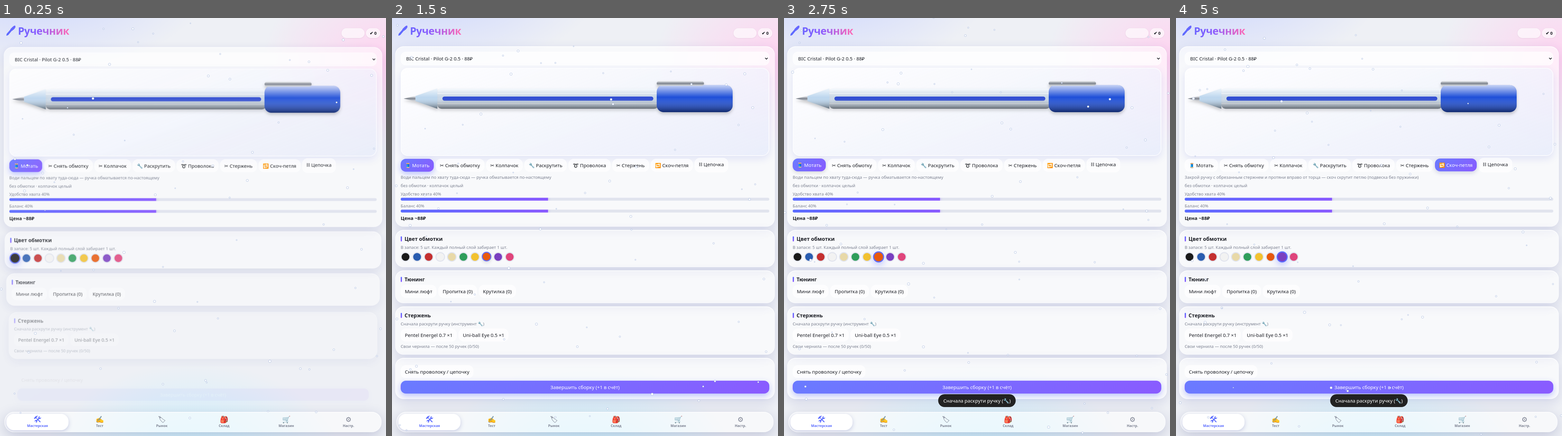
Above: before the commit, frames 1-4 (left to right).
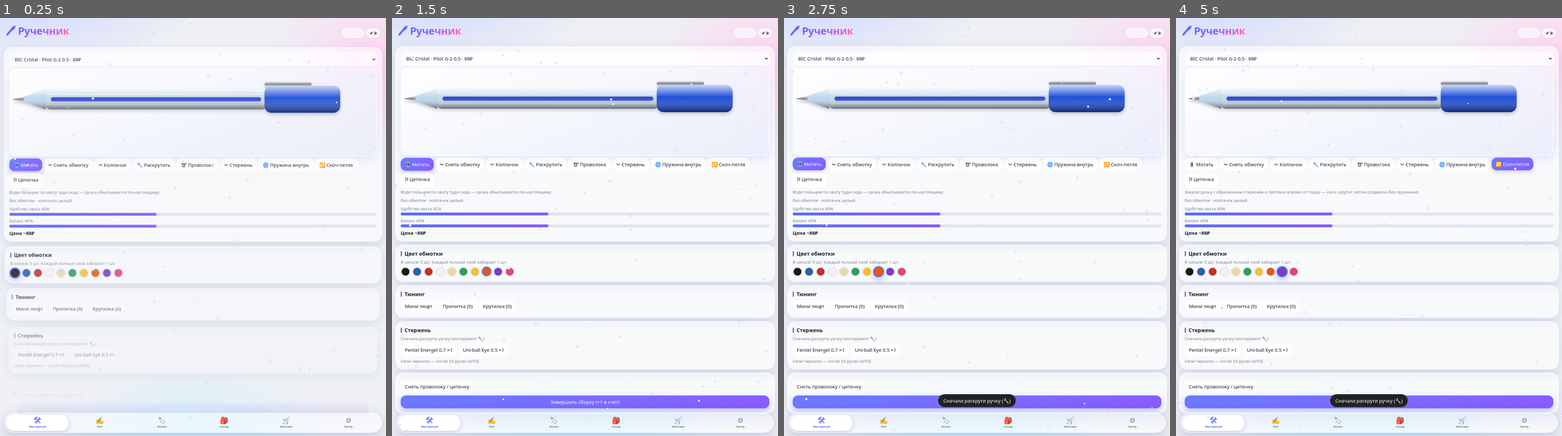
Above: after the commit, the same moments.

Repository: holllehains-cmd/Ruchechnik-bad-game-mafe-by-claude
Game: browser game, page index.html
Same seed, same stepped clock (60 frames per second), same inputs: the game is played once before the commit and once after it.
Inputs (mouse positions are in pixels of both pictures, inside the frame that each line leads up to; where the layout moved, square brackets give the same spot in the first picture):
- Up to frame 1 (0.25 s): no input
- Up to frame 2 (1.5 s): move the mouse to (585, 268) at 1.07 s; click (484, 272) [484, 256] at 1.27 s
- Up to frame 3 (2.75 s): move the mouse to (899, 185) at 1.67 s; click "✂ Снять обмотку" at 1.87 s; click "Uni-ball Eye 0.5 ×1" at 2.02 s; press the mouse at (1054, 164) at 2.27 s; release the mouse at (977, 143) at 2.4 s; click "🧵 Мотать" at 2.47 s
- Up to frame 4 (5 s): move the mouse to (1426, 310) at 2.87 s; click "Крутилка (0)" at 3.07 s; move the mouse to (1272, 331) at 3.47 s; click "➰ Проволока" at 3.67 s; press the mouse at (1369, 143) at 4.07 s; release the mouse at (1330, 373) at 4.2 s; click (1284, 272) [1284, 256] at 4.27 s; click "Pentel Energel 0.7 ×1" at 4.52 s; move the mouse to (1484, 247) at 4.67 s; click "🔁 Скоч-петля" at 4.87 s

The runs differ from the first frame. In frame 1, 5.8% of the frame differs, in the area x 1-99%, y 33-100%; in frame 2, 16%; in frame 3, 15%; in frame 4, 16%, in the area x 0-100%, y 33-100%.

Commit message:
Add files via upload

Diff:
--- a/index.html
+++ b/index.html
@@ -95,13 +95,22 @@
 input[type=range]{accent-color:#6a7bff;height:30px}
 #tpad{border:1.5px solid rgba(255,255,255,.9) !important;box-shadow:0 10px 30px rgba(0,0,0,.25) !important;backdrop-filter:blur(var(--bl));background:rgba(255,255,255,.7) !important}
 @media(prefers-color-scheme:dark){:root:not([data-theme=light]) nav{background:rgba(40,42,54,.55);border-color:rgba(255 …(730 unchanged characters)…
+.sg{display:grid;grid-template-columns:1fr 1fr;gap:10px;margin-top:8px}.it{background:rgba(255,255,255,.5);border:1px solid rgba(255,255,255,.8);border-radius:20px;padding:8px;display:flex;flex-direction:column;gap:4px;transition:transform .35s cubic-bezier(.3,1.5,.5,1)}.it:active{transform:scale(.97)}
+.ph{height:76px;border-radius:14px;background:linear-gradient(160deg,rgba(255,255,255,.9),rgba(220,226,248,.7));display:flex;align-items:center;justify-content:center;overflow:hidden;padding:4px}.ph svg{width:100%;max-height:68px}.ph svg.pen{animation:none;filter:none}
+.it b{font-size:13px}.it button{width:100%;padding:8px;margin-top:2px}
+@media(prefers-color-scheme:dark){:root:not([data-theme=light]) .it{background:rgba(255,255,255,.06);border-color:rgba(255,255,255,.1)}:root:not([data-theme=light]) .ph{background:linear-gradient(160deg,rgba(70,74,96,.8),rgba(35,37,50,.7))}}
+#tp .sg,#tp.h .sg{animation:none !important}
+nav button small{font-size:9px;letter-spacing:-.2px;max-width:100%;overflow:hidden;text-overflow:ellipsis;white-space:nowrap}nav button{padding:7px 1px}
+.spn{animation:none !important}
+#tv button:not(.on){background:#fff !important;border:1.5px solid #8a93b8 !important;color:#222 !important;box-shadow:0 2px 6px rgba(0,0,0,.2)}
 </style></head><body>
 <div id="root"><header><span>🖊 Ручечник</span><div id="hd"></div></header><nav id="nav"></nav><main id="app"></main></div><div id="toast"></div><div id="fx"></div>
 <script>
 const B=[{id:'bic',n:'BIC Cristal',c:'#bcd6ee',v:20,p:0,clear:1,cap:'#1e4fd8'},{id:'ek',n:'Erich Krause R-301',c:'#cfe8 …(428 unchanged characters)…
-const R=[{id:'g5',n:'Pilot G-2 0.5',w:1.2,s:.9,v:40},{ …(288 unchanged characters)…
+const R=[{id:'cn6',n:'Candee 0.6 (гель)',w:1.5,s:.88,v:35},{id:'g5',n:'Pilot G-2 0.5',w:1.2,s:.9,v:40},{ …(288 unchanged characters)…
 const G={tape:{n:'Изолента',c:['#1a1a1a','#2a5db0','#c43030','#f2f2f2','#e8d9a8','#2f9e5b','#f2c230','#e8590c','#7a3fc0 …(286 unchanged characters)…
-const gB=i=>B.find(x=>x.id==i),gR=i=>R.find(x=>x.id==i),$=id=>document.getElementById(id);
+const CC=[['чёрная','#25252b'],['красная','#e0303a'],['розовая','#f0558f'],['зелёная','#2fae8c'],['бирюзовая','#2fb7c9'],['голубая','#46b0f0'],['синяя','#2a6fd0']];CC.forEach(([n,c],i)=>B.push({id:'cnd_'+i,n:'FlexOffice Candee ('+n+')',c:'#f2f4f8',v:30,p:40,clear:1,cap:c,sw:c}));
+const gB=i=>B.find(x=>x.id==i)||B.find(x=>x.id=='cnd_6'),gR=i=>R.find(x=>x.id==i),$=id=>document.getElementById(id);
 const mk=(b,r)=>({id:Math.random().toString(36).slice(2),b,r,g:'tape',gc:0,gl:0,cap:1,susp:0,ink:null,done:0,lf:0,im:0,sn:0,ch:0});
 let S;try{S=JSON.parse(localStorage.getItem('pg2'))}catch(e){}
 S=S||{m:600,n:0,pens:[mk('bic','g5')],st:{r:{g7:1,ro:1},t:5,sp:2},L:[],tab:'w',sel:0,set:{st:100}};
@@ -109,12 +118,13 @@
 const comfort=p=>G[p.g].cm[p.gl],bal=p=>1-Math.abs(p.cap-.4)-(p.susp?.05:0);
 const val=p=>Math.round(gB(p.b).v+gR(p.r).v+comfort(p)*40+bal(p)*30+p.susp*60+(p.ink?50:0)+(p.lf?30:0)+(p.im?40:0)+(p.sn?35:0));
 const capTxt=p=>p.cap==1?'колпачок целый':p.cap?'колпачок подрезан':'без колпачка';
-const desc=p=>`${p.gl?G[p.g].n+' ×'+p.gl:'без обмотки'} · ${capTxt(p)}${p.susp?(p.ch?' · цепочка':' · подвеска ')+(p.ch?'':Math.round(p.susp*100)+'%'):''}${p.lf?' · мини люфт':''}${p.im?' · пропитка':''}${p.sn?' · крутилка':''}`;
+const desc=p=>`${p.gl?G[p.g].n+' ×'+p.gl:'без обмотки'} · ${capTxt(p)}${p.susp?(p.ch?' · цепочка':' · подвеска ')+(p.ch?'':Math.round(p.susp*100)+'%'):''}${p.si?' · пружина в стержне':''}${p.lf?' · мини люфт':''}${p.im?' · пропитка':''}${p.sn?' · крутилка':''}`;
 function toast(t){const e=$('toast');e.textContent=t;e.className='s';clearTimeout(toast.h);toast.h=setTimeout(()=>e.className='',2200)}
 let U=0;
-function svg(p){const u=++U,b=gB(p.b),e=300+p.cap*90,g=p.gl,gc=G[p.g].c[p.gc]||G[p.g].c[0],ink=p.ink||'#1b3bd0';
+function svg(p){const u=++U,b=gB(p.b),e=300+p.cap*90,g=p.gl,gc=G[p.g].c[p.gc]||G[p.g].c[0],ink=p.ink||(b.sw||'#1b3bd0');
 let o=`<svg class="pen" viewBox="0 0 430 90"><defs><linearGradient id="s${u}" x1="0" y1="0" x2="0" y2="1"><stop offset= …(367 unchanged characters)…
-const ot=p.open?'transform="translate(0 34)"':'';o+=`<g ${ot}><path d="M40 18L14 27v6l26 9z" fill="${b.c}"/><path d="M14 27L0 30l14 3z" fill="url(#m${u})"/></g><rect x="40" y="18" width="262" height="24" rx="5" fill="${b.c}" ${b.clear?'fill-opacity=".55"':''}/>`;
+const ot=p.open?'transform="translate(0 34)"':'';o+=`<g ${ot}><path class="tpt" d="M14 27L0 30l14 3z" fill="url(#m${u})"/><path d="M40 18L14 27v6l26 9z" fill="${b.c}"/></g><rect x="40" y="18" width="262" height="24" rx="5" fill="${b.c}" ${b.clear?'fill-opacity=".55"':''}/>`;
+if(b.sw)for(let i=0;i<9;i++)o+=`<path d="M${50+i*29} 18q16 8 8 24" fill="none" stroke="${b.sw}" stroke-width="${i%2?4:7}" stroke-opacity=".42" stroke-linecap="round"/>`;
 if(b.clear)o+=`<rect x="46" y="27.5" width="250" height="5" rx="2.5" fill="${ink}" opacity=".9"/><path d="M40 24h262M40 36h262" stroke="#fff" stroke-opacity=".5"/>`;
 if(b.id=='au')o+=`<rect x="56" y="16" width="40" height="28" rx="6" fill="#171b26"/>`;
 o+=`<path ${ot} d="M40 18L14 27v6l26 9z" fill="url(#s${u})"/><rect x="40" y="18" width="262" height="24" rx="5" fill="url(#s${u})"/><rect x="302" y="24" width="9" height="12" rx="3" fill="url(#m${u})"/>`;
@@ -125,10 +135,11 @@
 o+=p.g=='thr'?`<rect x="${x0}" y="${18-r}" width="${w}" height="${24+2*r}" rx="8" fill="none" stroke="#fff" stroke-opacity=".35" stroke-dasharray="1.5 2.5"/>`:`<path d="${Array.from({length:14},(_,i)=>`M${x0+i*7} ${18-r}l4 ${24+2*r}`).join('')}" stroke="#000" stroke-opacity=".28"/>`;
 o+=`<rect x="${x0}" y="${18-r}" width="${w}" height="${24+2*r}" rx="5" fill="url(#s${u})"/>`}}
 if(p.wc)for(let i=0;i<p.wc;i++)o+=`<ellipse cx="${262+i*4.2}" cy="30" rx="2" ry="13" fill="none" stroke="#c0394b" stroke-width="2.4"/>`;
-if(p.sn)o+=`<g class="spn"><rect x="196" y="4" width="11" height="52" rx="5.5" fill="#e0455a"/><rect x="198" y="6" width="3" height="48" rx="1.5" fill="#fff" opacity=".5"/></g>`;
+if(p.sn)o+=`<g class="spn"><ellipse cx="${e+22}" cy="30" rx="10" ry="27" fill="none" stroke="#d9304a" stroke-width="5"/><ellipse cx="${e+22}" cy="30" rx="10" ry="27" fill="none" stroke="#fff" stroke-opacity=".45" stroke-width="1.5" stroke-dasharray="20 150"/></g>`;
 if(p.cap){const cw=p.cap*90,cc=b.cap||b.c;o+=`<rect x="300" y="14" width="${cw}" height="32" rx="8" fill="${cc}"/><rect x="300" y="14" width="${cw}" height="32" rx="8" fill="url(#s${u})"/><rect x="300" y="9" width="${Math.min(56,cw-8)}" height="6" rx="3" fill="url(#m${u})"/>`}
 if(p.susp){const q=p.susp,rx=e+11;o+=`<g class="sg" style="transform-origin:${rx}px 22px;--a:${Math.round((1-q)*16+4)}d …(342 unchanged characters)…
-if(p.open)o+=`<rect x="12" y="3" width="${276*(p.rl||1)}" he …(125 unchanged characters)… "M12 3l-9 3.5 9 3.5z" fill="#8c929c"/>`;return o+'</svg>'}
+if(p.open)o+=`<rect x="12" y="3" width="${276*(p.rl||1)}" he …(125 unchanged characters)… "M12 3l-9 3.5 9 3.5z" fill="#8c929c"/>`;if(p.si){if(p.open){for(let i=0;i<6;i++)o+=`<ellipse cx="${12+276*(p.rl||1)+2+i*3}" cy="6.5" rx="1.6" ry="4.5" fill="none" stroke="#6b7280" stroke-width="1.4"/>`}else if(b.clear){for(let i=0;i<6;i++)o+=`<ellipse cx="${280+i*3.4}" cy="30" rx="1.8" ry="5" fill="none" stroke="#6b7280" stroke-width="1.4"/>`}}
+return o+'</svg>'}
 const wrap=(p,c='')=>`<div class="penw ${c}">${svg(p)}</div>`;
 function head(){$('hd').innerHTML=`<span>💰 ${S.m} ₽</span><span>✔ ${S.n}</span>`;$('nav').innerHTML=[['w','🛠 Мастерская …(301 unchanged characters)…
 function sel(){if(S.sel>=S.pens.length)S.sel=0;return S.pens[S.sel]}
@@ -143,7 +154,7 @@
 function shop(){return `<div class="card"><h4>Магазин</h4><div class="m">Материал: ${S.st.t} · Пружинки: ${S.st.sp}</di …(445 unchanged characters)…
 function tg(k){const p=sel();if(p[k]){p[k]=0;if(k=='sn')S.st.kr=(S.st.kr||0)+1}else{if(k=='im'){if(!(S.st.im>0))return toast('Нужна пропитка (магазин)');S.st.im--}if(k=='sn'){if(!(S.st.kr>0))return toast('Нужна крутилка (магазин)');S.st.kr--}p[k]=1}sv();go()}
 let bt='wind',bx=null,bacc=0;
-const HINT={refill:'Раскрути ручку (🔧) и води по сте …(558 unchanged characters)…
+const HINT={sin:'Раскрути ручку, обрежь стержень ✂ на 1 см и води по его концу — пружинка наденется. Потом закрути ручку',refill:'Раскрути ручку (🔧) и води по сте …(558 unchanged characters)…
 const vx=e=>{const r=$('bz').getBoundingClientRect();return(e.clientX-r.left)/r.width*430};
 function bdown(e){$('bz').setPointerCapture(e.pointerId);bx=vx(e);bacc=0}
 function bup(){if(bx==null)return;bx=null;sv();go()}
@@ -154,11 +165,12 @@
 else if(bt=='open'){bacc+=dx;if(!p.open&&bacc<-45){p.open=1;bacc=0;ch=1}else if(p.open&&bacc>45){p.open=0;bacc=0;ch=1}}
 else if(bt=='wire'){if(x>230){bacc+=Math.abs(dx);while(bacc>=20&&(p.wc||0)<10){if(!p.wc){if(S.st.sp<1){bacc=0;return toast('Нужна пружинка — купи в магазине')}S.st.sp--}p.wc=(p.wc||0)+1;p.susp=Math.max(.1,p.wc/10);p.ch=0;p.lp=0;bacc-=20;ch=1}}}
 else if(bt=='chain'){bacc+=dx;if(bacc>40&&!p.ch){if(S.st.t<2)return toast('Нужно 2 материала');S.st.t-=2;p.ch=1;p.lp=0;p.susp=.9;p.wc=0;ch=1}}
+else if(bt=='sin'){if(!p.open)return toast('Сначала раскрути ручку (🔧)');if((p.rl||1)>.96)return toast('Сначала обрежь стержень ✂ примерно на 1 см');if(p.si)return;bacc+=Math.abs(dx);if(bacc>50){if((S.st.ps||0)<1){bacc=0;return toast('Нужна пружина для стержня (магазин, Детали)')}S.st.ps--;p.si=1;ch=1}}
 else if(bt=='refill'){if(!p.open)return toast('Сначала раскрути ручку (🔧)');if(x>20){p.rl=Math.max(.5,Math.min(p.rl||1,(x-12)/276));ch=1}}
 else if(bt=='loop'){bacc+=dx;if(bacc>40&&!p.lp){if((p.rl||1)>.95)return toast('Сначала обрежь стержень ✂');if(p.open)return toast('Закрути ручку обратно');if(S.st.t<1)return toast('Нужен материал (скоч)');S.st.t--;p.lp=1;p.ch=0;p.wc=0;p.susp=.6;ch=1}}
 if(ch){$('bz').innerHTML=svg(p);$('bs').innerHTML=bstat(p)}}
 function unwire(){const p=sel();p.wc=0;p.susp=0;p.ch=0;p.lp=0;sv();go()}
-function bench(){const p=sel();if(!p)return '<div class="car …(212 unchanged characters)… ➰ Проволока'],['refill','✂ Стержень'],['loop','🔁 Скоч-петля'],['chain','⛓ Цепочка']];
+function bench(){const p=sel();if(!p)return '<div class="car …(212 unchanged characters)… ➰ Проволока'],['refill','✂ Стержень'],['sin','🌀 Пружина внутрь'],['loop','🔁 Скоч-петля'],['chain','⛓ Цепочка']];
 return `<div class="card">${pick()}<div class="penw"><div id="bz" style="width:100%;touch-action:none" onpointerdown="b …(322 unchanged characters)…
 <div class="card"><h4>Цвет обмотки</h4><div class="m">В запасе: ${S.st.t} шт. Каждый полный слой забирает 1 шт.</div><div class="row">${gt.c.map((c,i)=>`<button class="dot ${p.gc==i?'on':''}" style="background:${c}" onclick="sel().gc=${i};go()"></button>`).join('')}</div></div>
 <div class="card"><h4>Тюнинг</h4><div class="row"><button class="${p.lf?'on':''}" onclick="tg('lf')">Мини люфт</button><button class="${p.im?'on':''}" onclick="tg('im')">Пропитка (${S.st.im||0})</button><button class="${p.sn?'on':''}" onclick="tg('sn')">Крутилка (${S.st.kr||0})</button></div></div>
@@ -168,9 +180,9 @@
 function gm(k){const p=sel();p.g=k;p.gc=0;sv();go()}
 function wr(d){const p=sel();if(d>0){if(S.st.t<1)return toast('Нет материала');if(p.gl>=5)return toast('Дальше некуда');S.st.t--;p.gl++}else p.gl=d<-1?0:Math.max(0,p.gl-1);sv();go()}
 function cap(m){const p=sel();p.cap=m?0:p.cap==1?.7:p.cap==.7?.4:0;sv();go()}
-function swap(k){const p=sel();if(!p.open)return toast('Сначала раскрути ручку (🔧)');p.rl=1;S.st.r[p.r]=(S.st.r[p.r]||0)+1;S.st.r[k]--;p.r=k;sv();go()}
+function swap(k){const p=sel();if(!p.open)return toast('Сначала раскрути ручку (🔧)');p.rl=1;p.si=0;S.st.r[p.r]=(S.st.r[p.r]||0)+1;S.st.r[k]--;p.r=k;sv();go()}
 function fin(){const p=sel();if(p.open)return toast('Закрути ручку обратно');if(p.done)return toast('Уже засчитана');p.done=1;S.n++;sv();go();toast('Ручка собрана!')}
-function buy(t,id,c){if(S.m<c)return toast('Не хватает денег');S.m-=c;if(t=='t')S.st.t++;else if(t=='sp')S.st.sp++;else if(t=='im'||t=='kr')S.st[t]=(S.st[t]||0)+1;else if(t=='r')S.st.r[id]=(S.st.r[id]||0)+1;else S.pens.push(mk(id,'g5'));sv();go()}
+function buy(t,id,c){if(S.m<c)return toast('Не хватает денег');S.m-=c;if(t=='t')S.st.t++;else if(t=='sp')S.st.sp++;else if(t=='im'||t=='kr')S.st[t]=(S.st[t]||0)+1;else if(t=='r')S.st.r[id]=(S.st.r[id]||0)+1;else S.pens.push(mk(id,id.startsWith('cnd')?'cn6':'g5'));sv();go()}
 /* spring suspension minigame */
 let mg=null;
 function mgStart(){const p=sel();if(S.st.sp<1)return toast('Нужна пружинка — купи в магазине');S.st.sp--;sv();head();mg …(551 unchanged characters)…
@@ -219,6 +231,8 @@
 addEventListener('resize',snowInit);snowInit();snowLoop();
 function test(){const p=sel();if(!p)return '';if(p.open)return '<div class="card">Ручка раскручена — закрути её в масте …(385 unchanged characters)…
 function closeT(){const d=$('tv');if(d)d.remove()}
+function sus(p){const v=p.susp>=.75?'держит крепко':p.susp>=.4?'дребезжит, но держится':'еле держится, может слететь';const s='пружина в стержне работает, наконечник уходит в корпус';if(!p.susp)return p.si?s:'подвески нет — проверять нечего';return p.si?s+'; подвеска '+v:v}
+let rz;addEventListener('resize',()=>{if(!$('tv'))return;clearTimeout(rz);rz=setTimeout(()=>{if($('tv'))openT()},250)});
 function head(){$('hd').innerHTML=`<span>💰 ${S.m} ₽</span><span>✔ ${S.n}</span>`;const nv=$('nav'),T=[['w','🛠','Мастерская'],['t','✍','Тест'],['m','🏷','Рынок'],['s','🎒','Склад'],['sh','🛒','Магазин'],['x','⚙','Настр.']];
 if(!nv.querySelector('.hl')){nv.innerHTML=`<i class='hl'></i>`+T.map(([k,i,n])=>`<button data-k='${k}'><span class='ic'>${i}</span><small>${n}</small></button>`).join('');nv.onclick=e=>{const b=e.target.closest('button');if(b){S.tab=b.dataset.k;go()}}}
 nv.querySelectorAll('button').forEach(b=>b.classList.toggle('on',b.dataset.k==S.tab));const a=nv.querySelector('button.on'),h=nv.querySelector('.hl');if(a){h.style.left=a.offsetLeft+'px';h.style.width=a.offsetWidth+'px'}}
@@ -227,6 +241,24 @@
 function setg(){const sl=(n,k,a,b,u)=>`<div class='m' style='margin-top:10px'>${n}: <b>${S.set[k]??D[k]}</b>${u}</div>< …(215 unchanged characters)…
 return `<div class='card'><h4>Экран</h4>${sl('Растяг экрана по ширине','st',80,160,'%')}<div class='m'>Как растянутое р …(583 unchanged characters)…
 let mp=0;
+function buyM(k,n,c){if(S.m<c)return toast('Не хватает денег');S.m-=c;S.st[k]=(S.st[k]||0)+n;sv();go()}
+const roll=c=>`<svg viewBox='0 0 120 80'><circle cx='56' cy='40' r='34' fill='${c}'/><circle cx='56' cy='40' r='34' fill='none' stroke='#fff' stroke-opacity='.3' stroke-width='3'/><circle cx='56' cy='40' r='13' fill='#eee'/><path d='M88 44h26l4 16h-30z' fill='${c}'/></svg>`;
+const spool=(c,f)=>`<svg viewBox='0 0 140 80'><rect x='38' y='8' width='64' height='8' rx='3' fill='${f}'/><rect x='38' y='64' width='64' height='8' rx='3' fill='${f}'/><rect x='44' y='16' width='52' height='48' fill='${c}'/>${Array.from({length:8},(_,i)=>`<line x1='44' x2='96' y1='${22+i*6}' y2='${22+i*6}' stroke='#fff' stroke-opacity='.3'/>`).join('')}</svg>`;
+const hairSvg=`<svg viewBox='0 0 140 80'>${Array.from({length:16},(_,i)=>{const a=i/16*6.283,x=70+34*Math.cos(a),y=40+26*Math.sin(a);return `<ellipse cx='${x}' cy='${y}' rx='9' ry='4' transform='rotate(${a*57.3+90} ${x} ${y})' fill='none' stroke='#7a3fc0' stroke-width='3'/>`}).join('')}</svg>`;
+const chainSvg=`<svg viewBox='0 0 140 80'>${Array.from({length:6},(_,i)=>`<ellipse cx='${24+i*18}' cy='40' rx='${i%2?6:12}' ry='${i%2?12:6}' fill='none' stroke='#9aa0a8' stroke-width='3.5'/>`).join('')}</svg>`;
+const ringSvg=`<svg viewBox='0 0 140 80'><circle cx='70' cy='40' r='24' fill='none' stroke='#9aa0a8' stroke-width='6'/><circle cx='70' cy='40' r='24' fill='none' stroke='#fff' stroke-opacity='.5' stroke-width='2' stroke-dasharray='20 140'/></svg>`;
+function shop(){const ink={cn6:'#1b3bd0',g5:'#1b3bd0',g7:'#222',bp:'#1b3bd0',ro:'#6a2bd0',fl:'#2a9d4a',ol:'#1b1b1b',fp:'#14206a'};
+const it=(img,n,sub,c,call)=>`<div class='it'><div class='ph'>${img}</div><b>${n}</b><div class='m'>${sub}</div><button class='${S.m>=c?'p':''}' onclick="${call}">${c} ₽</button></div>`;
+const rf=r=>{const n=r.id=='fp'?20:14;return `<svg viewBox='0 0 210 40'><rect x='22' y='17' width='170' height='6' rx='3' fill='#e8eef6' stroke='#b8c2d0' stroke-width='.8'/><rect x='28' y='18.4' width='150' height='3.2' rx='1.6' fill='${ink[r.id]}'/><path d='M22 17l-${n} 3 ${n} 3z' fill='#8c929c'/></svg>`};
+const tapeSvg=`<svg viewBox='0 0 120 80'><circle cx='56' cy='40' r='34' fill='#222'/><circle cx='56' cy='40' r='34' fill='none' stroke='#fff' stroke-opacity='.25' stroke-width='3'/><circle cx='56' cy='40' r='13' fill='#eee'/><path d='M88 44h26l4 16h-30z' fill='#2c2c2c'/></svg>`;
+const sprSvg=`<svg viewBox='0 0 160 60'>${Array.from({length:12},(_,i)=>`<ellipse cx='${16+i*11}' cy='30' rx='4' ry='22' fill='none' stroke='#c0394b' stroke-width='3'/>`).join('')}</svg>`;
+const botSvg=`<svg viewBox='0 0 140 80'><rect x='45' y='24' width='50' height='50' rx='10' fill='#6fb6e8'/><rect x='58' y='10' width='24' height='15' rx='3' fill='#444'/><path d='M70 40c9 11 9 19 0 19s-9-8 0-19z' fill='#fff'/></svg>`;
+const spnSvg=`<svg viewBox='0 0 140 80'><circle cx='70' cy='40' r='30' fill='none' stroke='#d9304a' stroke-width='8'/><circle cx='70' cy='40' r='30' fill='none' stroke='#fff' stroke-opacity='.45' stroke-width='2' stroke-dasharray='30 160' transform='rotate(-40 70 40)'/></svg>`;
+return `<div class='card'><h4>Магазин</h4><div class='m'>Материал: ${S.st.t} · Пружинки: ${S.st.sp} · Пропитка: ${S.st.im||0} · Крутилки: ${S.st.kr||0}</div></div>
+<div class='card'><h4>Корпуса</h4><div class='sg'>${B.filter(b=>b.p).map(b=>it(`<div class='sm' style='width:100%'>${svg(mk(b.id,'g5'))}</div>`,b.n,b.clear?'прозрачный корпус':'корпус',b.p,`buy('b','${b.id}',${b.p})`)).join('')}</div></div>
+<div class='card'><h4>Стержни</h4><div class='sg'>${R.map(r=>it(rf(r),r.n,`линия ${r.w} · плавность ${Math.round(r.s*100)}%`,r.v,`buy('r','${r.id}',${r.v})`)).join('')}</div></div>
+<div class='card'><h4>Материалы</h4><div class='sg'>${it(roll('#222'),'Изолента','обмотка, 1 шт.',20,`buyM('t',1,20)`)}${it(spool('#7a3fc0','#c9a36a'),'Нитки','обмотка, 1 шт.',12,`buyM('t',1,12)`)}${it(hairSvg,'Резинка-пружинка','обмотка, 1 шт.',18,`buyM('t',1,18)`)}${it(roll('#e8d9a8'),'Малярный скоч','для петли, 1 шт.',10,`buyM('t',1,10)`)}${it(spool('#c0394b','#9aa0a8'),'Проволока','для подвески',25,`buyM('sp',1,25)`)}${it(chainSvg,'Цепочка','2 шт. материала',35,`buyM('t',2,35)`)}${it(ringSvg,'Кольцо','для подвески, 1 шт.',15,`buyM('t',1,15)`)}</div></div>
+<div class='card'><h4>Детали</h4><div class='sg'>${it(sprSvg,'Пружина для стержня','внутрь ручки, 1 шт.',15,`buyM('ps',1,15)`)}${it(botSvg,'Пропитка','чернила ровнее',30,`buy('im',0,30)`)}${it(spnSvg,'Крутилка','кольцо на конце, крутится',40,`buy('kr',0,40)`)}</div></div>`}
 function mkBots(n=60){const A=['Синяя','Тихая','Быстрая','Мягкая','Колючая','Ночная','Школьная','Ушастая','Тяжёлая','Лё …(286 unchanged characters)…
 for(let i=0;i<n;i++){const t=A[Math.random()*10|0]+' '+N[Math.random()*10|0],x=X[Math.random()*8|0],ag=Math.random()<.4,k=Math.random();
 if(k<.75){const p=mk(B[Math.random()*B.length|0].id,R[Math.random()*7|0].id);p.g='tape';p.gc=Math.random()*10|0;p.gl=Ma …(268 unchanged characters)…
@@ -242,11 +274,18 @@
 d.innerHTML=`<canvas id='tc' width='${W}' height='${H}' style='position:absolute;inset:0'></canvas><div id='tp' style=' …(863 unchanged characters)…
 document.body.appendChild(d);const cv=$('tc'),x=cv.getContext('2d'),pn=$('tp'),pd=$('tpad');x.lineCap='round';pn.innerHTML=svg(p);pn.querySelectorAll('.sg').forEach(g=>g.style.setProperty('--base','48deg'));
 let pr=false,px=W*.3,py=H*.6,last=null,ps=0;const txt=`${r.n}: ${r.s>.9?'плавно':r.s>.8?'нормально':'местами царапает'} · хват ${Math.round(comfort(p)*100)}%`;$('tr').textContent=txt;
-const mv=()=>{const j=p.lf?(Math.random()-.5)*4:0;pn.style.transform=`translate(${px+j}px,${py+j-pn.offsetHeight*.333}px) rotate(${-48+(p.lf?(Math.random()-.5)*3:0)}deg) scale(${pr?.97:1})`};mv();
+const mv=()=>{const j=p.lf?(Math.random()-.5)*4:0;pn.style.transform=`translate(${px+j}px,${py+j-pn.offsetHeight*.333}px) rotate(${-72+(p.lf?(Math.random()-.5)*3:0)}deg) scale(${pr?.97:1})`};mv();
 const sw=v=>{pr=v;$('t1').className=v?'':'on';$('t2').className=v?'on':'';pn.className=v?'h':'';$('tr').textContent=v?'Проверка подвески: '+sus(p):txt};
 $('t1').onclick=()=>sw(false);$('t2').onclick=()=>sw(true);$('tx').onclick=closeT;
+let th=0,om=0,lx=px,vx=0,tt=performance.now(),fr=0,tipx=0,tvv=0;
+const loop=t=>{if(!pn.isConnected)return;const dt=Math.max(.001,Math.min(.03,(t-tt)/1000));tt=t;const nvx=(px-lx)/dt,a=(nvx-vx)/dt;vx=nvx;lx=px;const q=p.susp||0,k=70,c=1.5+q*7,dr=.0007*(1.35-q)*(pr?2.2:1);om+=(-k*Math.sin(th)-c*om-dr*a+(pr?(Math.random()-.5)*60*(1.2-q):0))*dt;th=Math.max(-1.3,Math.min(1.3,th+om*dt));
+pn.querySelectorAll('.sg').forEach(g=>g.style.transform=`rotate(${72+th*57.3}deg)`);
+const tg=p.si?(pr?1:last?.3:0):(p.lf&&last?.12:0);tvv+=(-90*(tipx-tg)-9*tvv)*dt;tipx=Math.max(-.3,Math.min(1.3,tipx+tvv*dt));pn.querySelectorAll('.tpt').forEach(g=>g.style.transform=`translateX(${tipx*12}px)`);
+if(pr&&q&&q<.4&&Math.abs(th)>.7)ps+=dt*30;
+if(++fr%12==0&&pr&&(q||p.si))$('tr').textContent='Проверка подвески: '+sus(p)+(q?' · раскачка '+Math.round(Math.min(1,Math.abs(th)/1.2)*100)+'%':'')+(p.si?' · ход наконечника '+Math.round(Math.max(0,Math.min(1,tipx))*100)+'%':'');
+requestAnimationFrame(loop)};requestAnimationFrame(loop);
 const loc=e=>{const lx=(rot?e.clientY:e.clientX)/k,ly=rot?iw-e.clientX:e.clientY;return[(lx-pd.offsetLeft)/pd.offsetWidth*W,(ly-pd.offsetTop)/pd.offsetHeight*H]};
 pd.onpointerdown=e=>{pd.setPointerCapture(e.pointerId);last=loc(e);[px,py]=last;mv()};pd.onpointerup=pd.onpointercancel=()=>last=null;
-pd.onpointermove=e=>{if(!last)return;const n=loc(e);if(Math.random()<Math.min(1,r.s+(p.im?.1:0))*(pr?.8:1)*(.5+comfort(p)/2)){x.strokeStyle=p.ink||'#14206a';x.globalAlpha=pr?1:.85;x.lineW …(287 unchanged characters)…
+pd.onpointermove=e=>{if(!last)return;const n=loc(e);if(Math.random()<Math.min(1,r.s+(p.im?.1:0))*(pr?.8:1)*(.5+comfort(p)/2)){x.strokeStyle=p.ink||gB(p.b).sw||'#14206a';x.globalAlpha=pr?1:.85;x.lineW …(287 unchanged characters)…
 go();
 </script></body></html>
